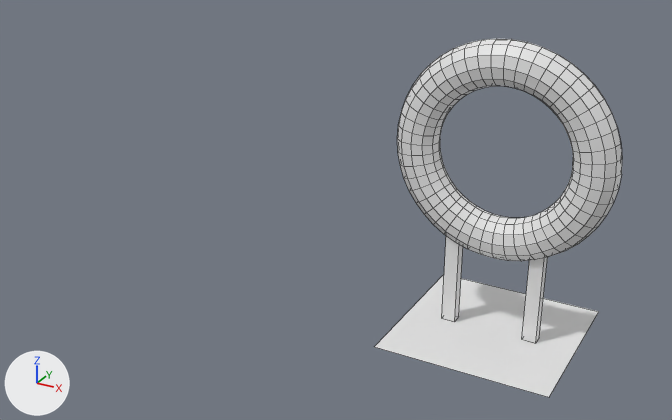
Two versions of the Blender file launch/obscure_prototype.blend, one commit apart.
One viewpoint serves both versions: a 50 mm camera at (0.178, -0.548, 0.338) aimed at (-0.08, -0.079, 0.104). Every picture has the same lights, and +X, +Y and +Z are marked at lower left. Mesh edges are drawn as thin lines.
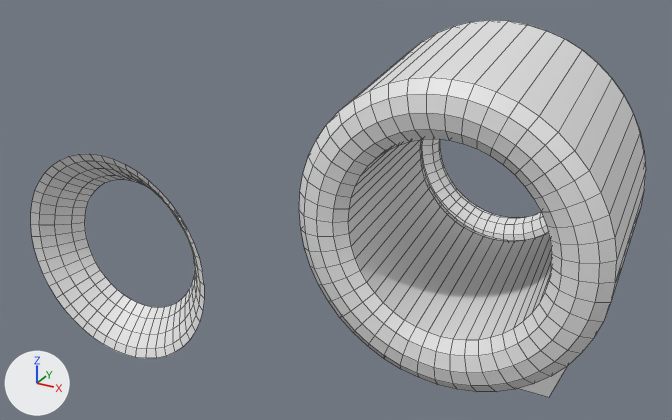
Changed parts and their boxes [x1, y1, x2, y2] in the pictures (672 x 420 px):
'Torus.001', added
    after: [299, 20, 646, 392]
'Torus.002', added
    after: [31, 154, 204, 358]
'Torus', unchanged, covered by the edit
    before: [397, 39, 622, 261]
    after: [421, 139, 548, 241]
'Plane', unchanged, covered by the edit
    before: [375, 275, 598, 397]
    after: [518, 366, 567, 397]
'Cube.001', unchanged, covered by the edit
    before: [522, 257, 547, 343]
'Cube', unchanged, covered by the edit
    before: [442, 236, 463, 322]

What changed in the scene script:
```text
Add me_torus_002:
    me_torus_002.from_pydata(...)  # 240 vertices, 192 faces; spans x -1.13..1.3, y -1.25..1.18, z -3.32..-2.81
Add me_torus_001:
    me_torus_001.from_pydata(...)  # 576 vertices, 576 faces; spans x -1.25..1.43, y -1.25..1.25, z -2.27..0.25
Add ob_torus_002:
    ob_torus_002 = bpy.data.objects.new('Torus.002', me_torus_002)
    ob_torus_002.location = (-0.2185, 0.0214, 0.0636)
    ob_torus_002.rotation_euler = (-1.559, 0.0, 0.0)  # degrees (-89, 0, 0)
    ob_torus_002.scale = (0.06, 0.06, 0.0483)
Add ob_torus_001:
    ob_torus_001 = bpy.data.objects.new('Torus.001', me_torus_001)
    ob_torus_001.location = (0.0313, -0.1039, 0.1643)
    ob_torus_001.rotation_euler = (-1.559, 0.0, 0.0)  # degrees (-89, 0, 0)
    ob_torus_001.scale = (0.06, 0.06, 0.0483)
```
